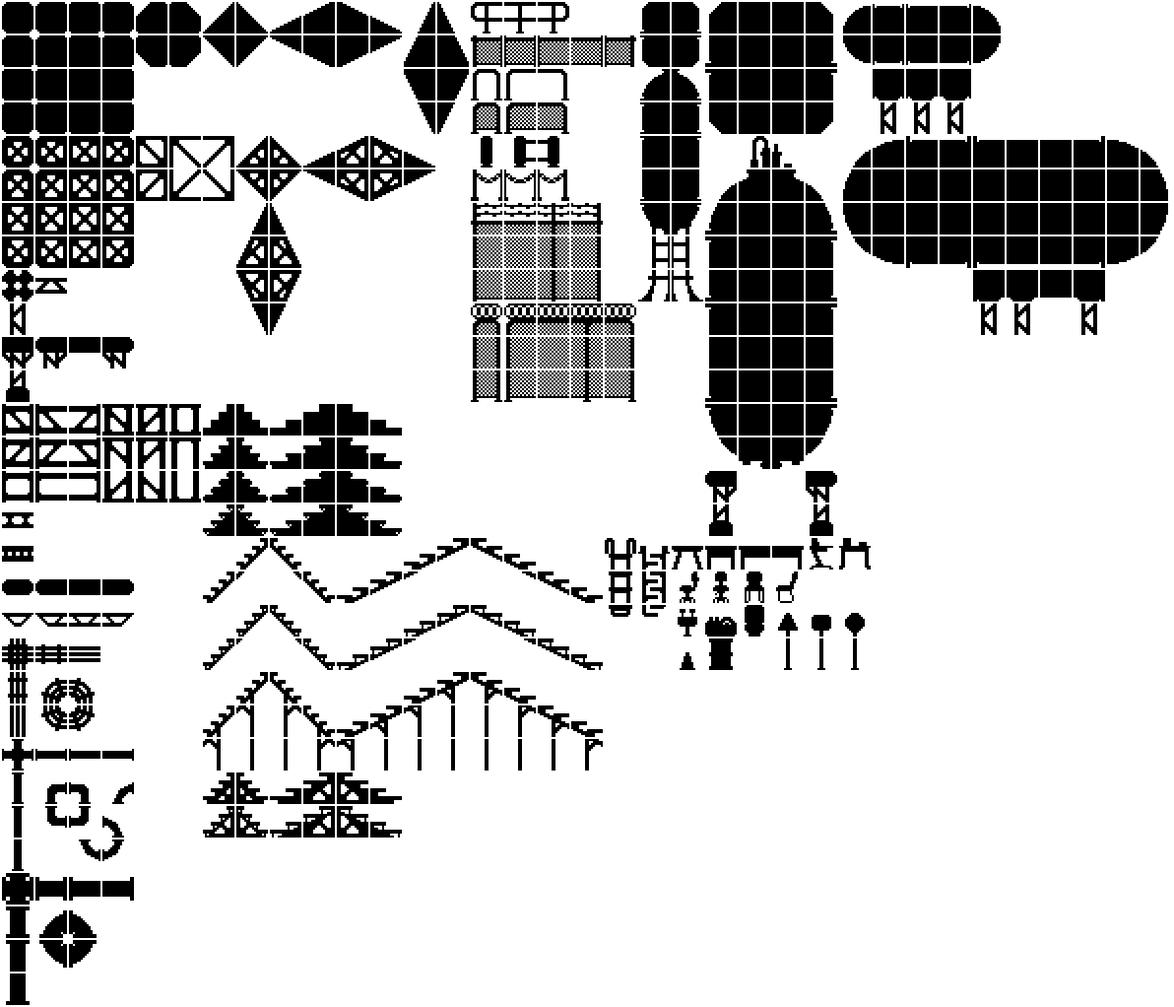
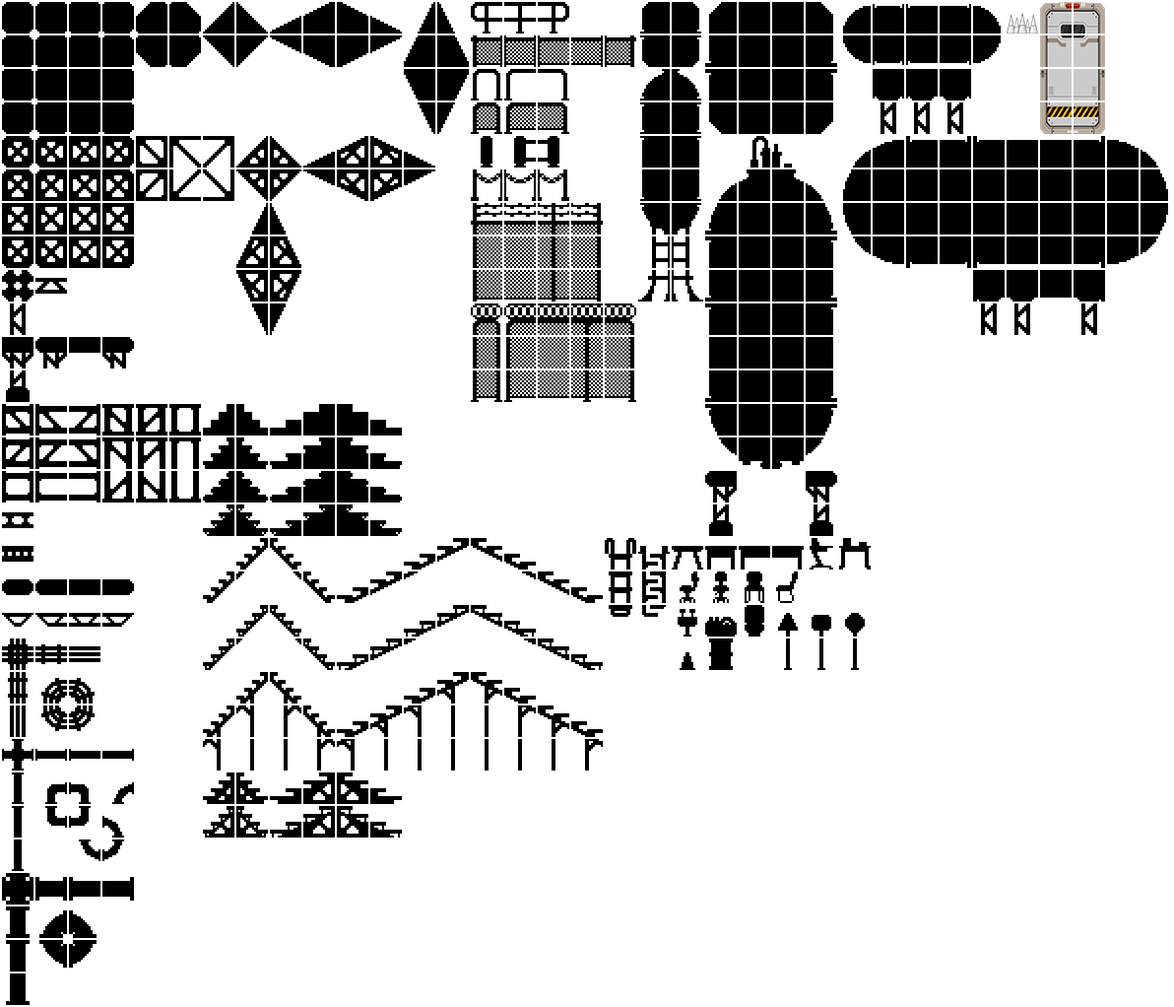
Comparing the layer stacks of the two 1174 x 1007 images. Changes:
added layer "Door" above "Spike" over [1040, 1, 1106, 134]
added layer "Spike" above "minimal_industry copia" over [1006, 12, 1039, 34]
